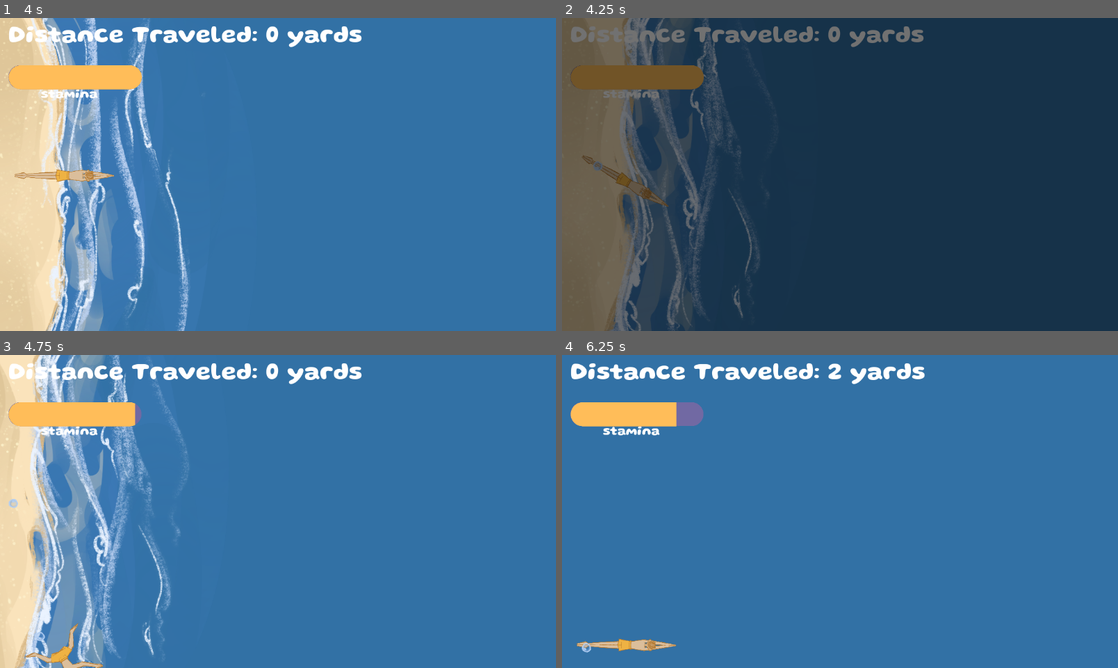
Above: before the commit, frames 1-4 (two rows, left to right).
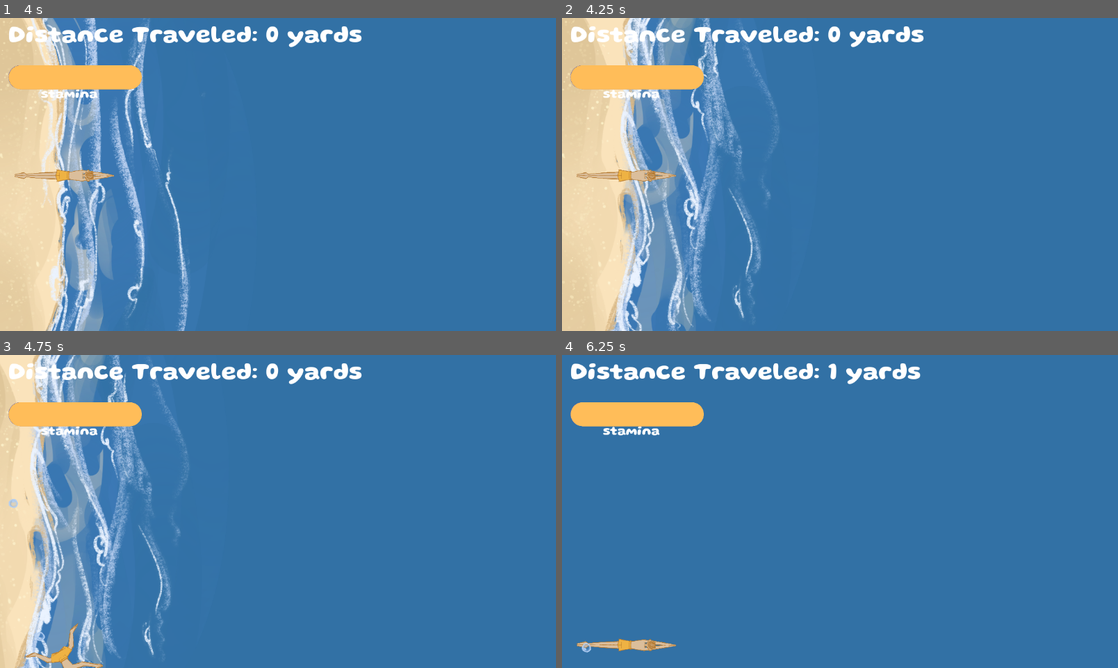
Above: after the commit, the same moments.

Repository: sophieTheProgrammer/microjam-island-61
Game: Godot game, scene res://scenes/game.tscn
Two runs of this game, one before a commit and one after it. Both use one fixed random seed, a clock stepped at 60 frames per second and the inputs below. Sound files missing from this copy of the repository are replaced by a short silence.
Inputs (mouse positions are in pixels of both pictures, inside the frame that each line leads up to):
- Up to frame 1 (4 s): tap Enter (ui_accept) at 0.5, 0.77, 1.52, 3.02, 3.5, 3.77 s; move the mouse to (400, 158) at 0.52 s; click (400, 158) at 0.6 s; move the mouse to (166, 190) at 1.27 s; hold Down (down) 1.28-2.03 s; click (166, 190) at 1.35 s; move the mouse to (333, 105) at 2.02 s; click (333, 105) at 2.1 s; move the mouse to (250, 237) at 2.77 s; click (250, 237) at 2.85 s; move the mouse to (444, 221) at 3.52 s; hold Down (down) from 3.53 s (still down); click (444, 221) at 3.6 s
- Up to frame 2 (4.25 s): keep holding Down (down); tap Space (restart game) at 4.15 s
- Up to frame 3 (4.75 s): keep holding Down (down); move the mouse to (111, 464) at 4.27 s; click (111, 464) at 4.35 s; tap Enter (ui_accept) at 4.52 s
- Up to frame 4 (6.25 s): move the mouse to (867, 511) at 5.02 s; click (867, 511) at 5.1 s; move the mouse to (756, 433) at 5.77 s; release Down (down) at 5.78 s; click (756, 433) at 5.85 s; tap Enter (ui_accept) at 6.02 s

Frame 1 is identical in both runs. In frame 2, 100% of the frame differs, in the area x 0-100%, y 0-100%; in frame 3, less than 0.1%; in frame 4, 0.9%.

Commit message:
fade fix

Diff:
--- a/scripts/fade.gd
+++ b/scripts/fade.gd
@@ -8,8 +8,10 @@
 	self.hide()
 	Global.fade_node = self
 func fade(alpha_target : float, duration : float = 1.5):
-	if Global.game_is_running:
-		self.show()
+	self.show()
+	if Global.fade != 2:
+		self.hide()
+		Global.fade += 1
 	# alpha target most be between 0 and 1
 	var tweener = get_tree().create_tween()
 	tweener.tween_property(color_rect, "modulate:a", alpha_target, duration)
--- a/scripts/global.gd
+++ b/scripts/global.gd
@@ -18,13 +18,14 @@
 var score = 0
 var attached = false
 var is_decreasing = false
+var fade = 0
 
 func start_game(reloadWorld):
 	EventBus.start_game.emit()
 	score = 0
 	Engine.time_scale = 1
+	await fade_node.fade(1, .15).finished
 	game_is_running = true
-	await fade_node.fade(1, .15).finished
 	if reloadWorld:
 		var current_world_container = get_tree().current_scene.get_node("world_container")
 		print(current_world_container)
--- a/scripts/player.gd
+++ b/scripts/player.gd
@@ -23,7 +23,7 @@
 		animated_sprite_2d.frame = 3
 		Global.is_decreasing = false
 	else:
-		if Global.attached and Global.game_is_running:
+		if Global.attached:
 				self.position.x = log_ref.position.x
 				self.position.y = log_ref.position.y
 			#log_ref.velocity = self.velocity
